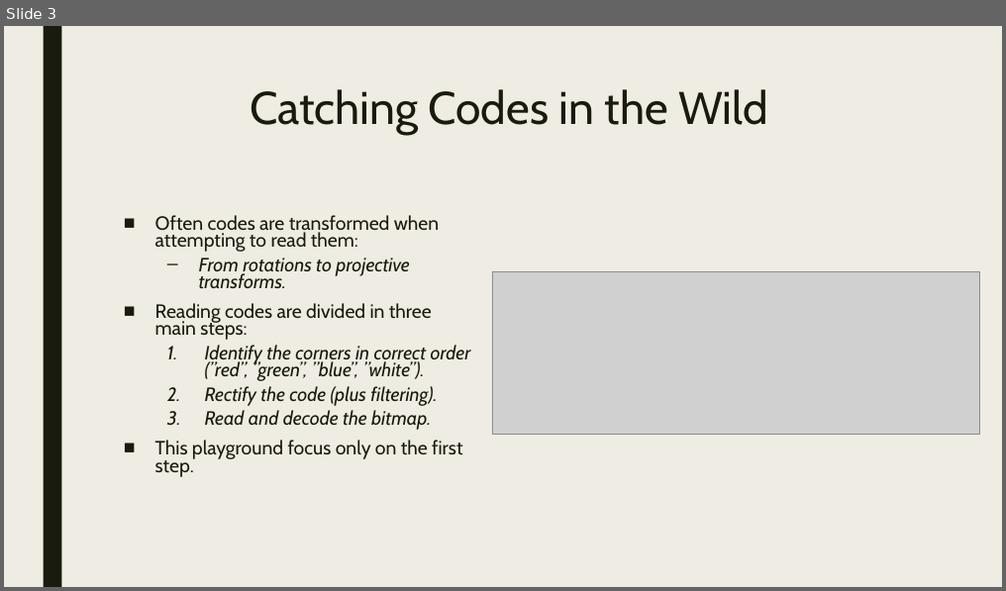
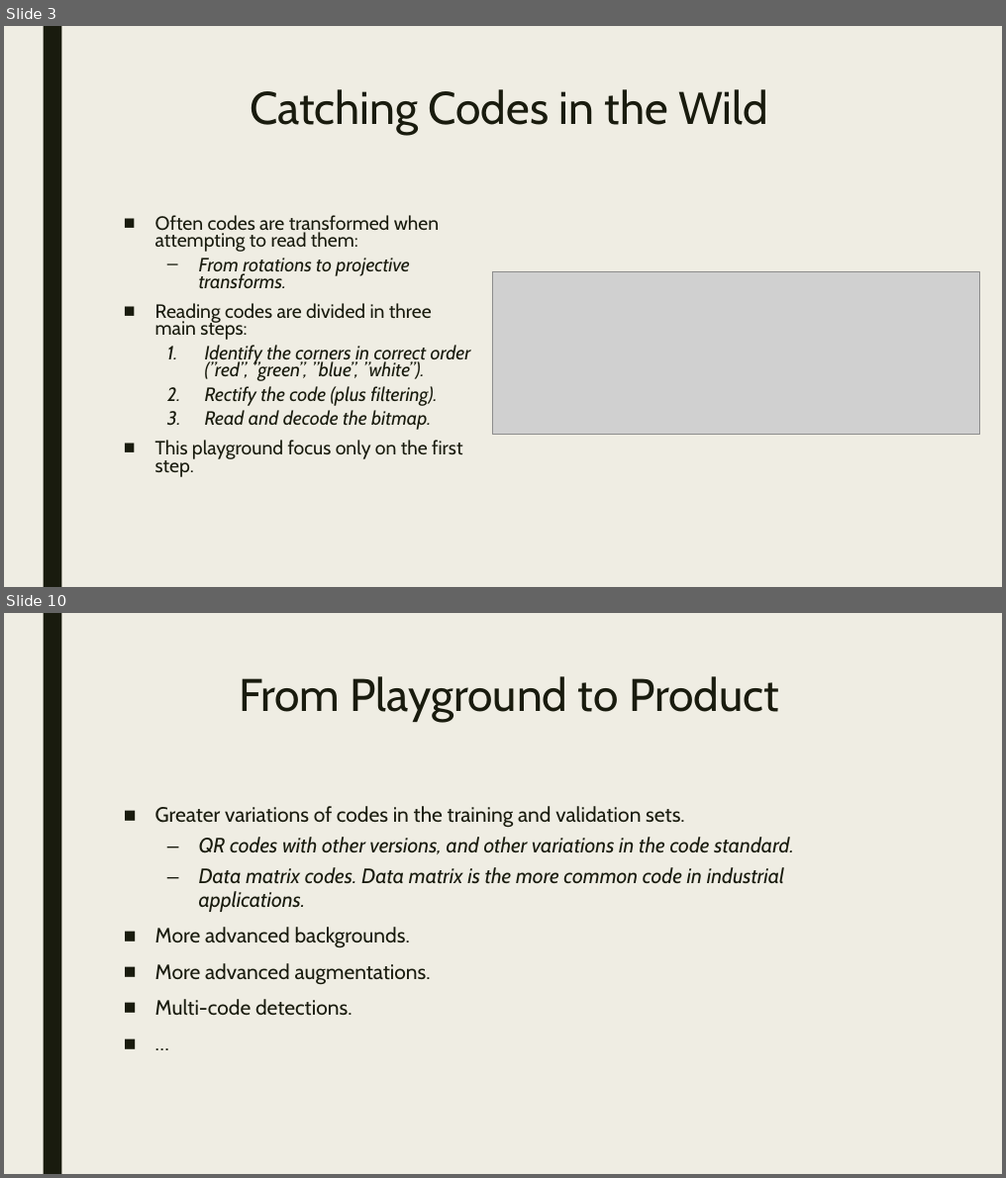
Before and after one commit to Origo-Vision/qr-corners, a slide deck: doc/qr-corners.pptx. Shown one above the other, each under a label of ours: slide 3 before the commit, slides 3 and 10 after it; the slides between them are not shown. The pictures are 1006x591 and 1006x1178 pixels, drawn with LibreOffice and Linux fonts; fonts in the diff are those of the drawing; grey boxes stand for pictures. Boxes give left, top, right and bottom in pixels: in the first picture for what was removed or moved away, otherwise in the second. Text is boxed around its words. In the diff, an @@ line names an element or a change of style, - is before the commit and + after.

```diff
--- a/doc/qr-corners.pptx
+++ b/doc/qr-corners.pptx
@@ slide 10 added at <box>4,613,1002,1174</box>, background #EFEDE3; not listed: 1 template element that a slide beside it also shows @@
@@ title added at <box>239,676,779,722</box>, 44 pt, text #191B0E @@
+From Playground to Product
@@ text added at <box>155,806,794,1016</box>, 20 pt, text #191B0E, italic @@
+■ Greater variations of codes in the training and validation sets.
+  – QR codes with other versions, and other variations in the code standard.
+  – Data matrix codes. Data matrix is the more common code in industrial applications.
+■ More advanced backgrounds.
+■ More advanced augmentations.
+■ Multi-code detections.
+■ …
```
Also in this commit, not shown: 2 slides changed, 4 other slides added.
